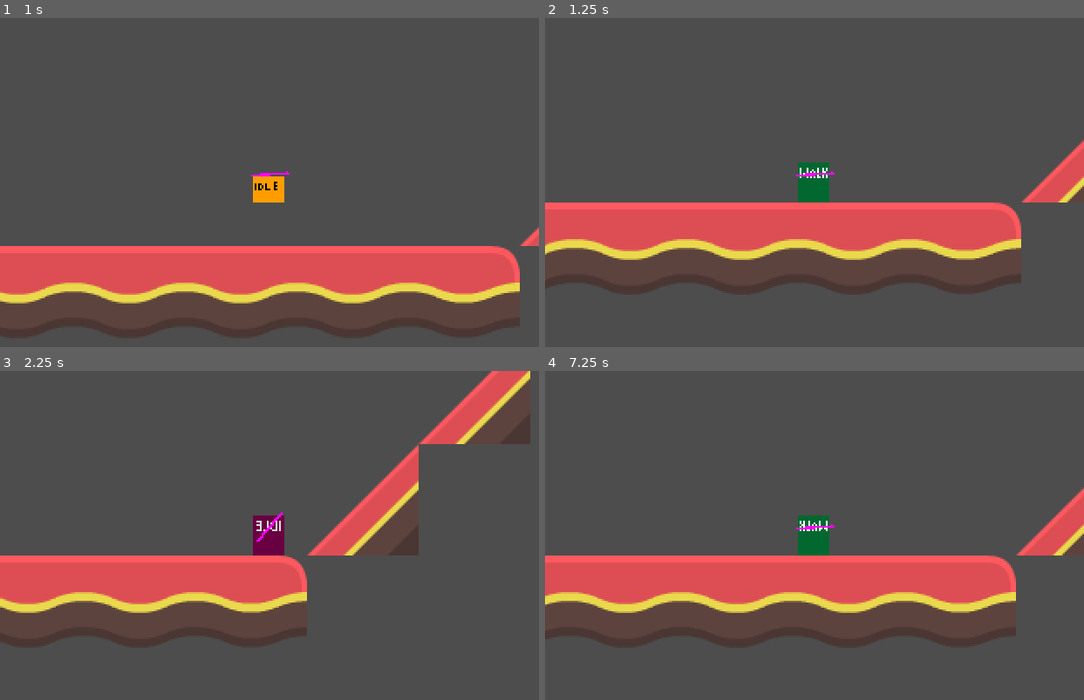
Above: before the commit, frames 1-4 (two rows, left to right).
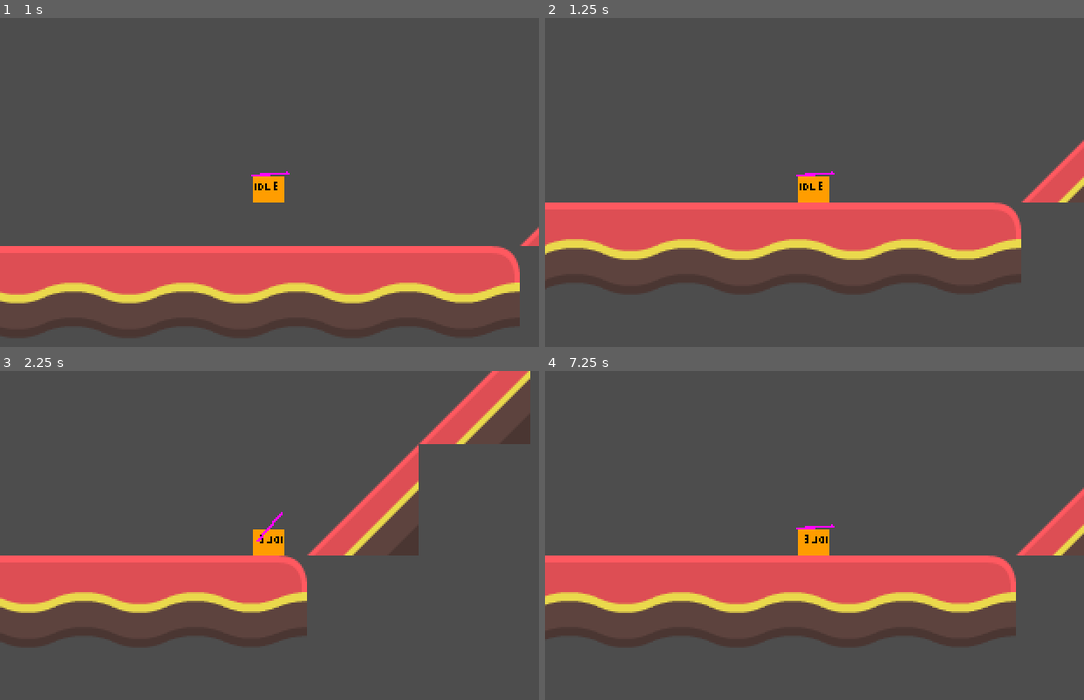
Above: after the commit, the same moments.

Repository: haruo-gabriel/portal2d
Game: Godot game, scene res://levels/test.tscn
Same seed, same stepped clock (60 frames per second), same inputs: the game is played once before the commit and once after it. This scene is started directly instead of the project's main scene.
Inputs (mouse positions are in pixels of both pictures, inside the frame that each line leads up to):
- Up to frame 1 (1 s): move the mouse to (388, 166) at 0.52 s; hold D (move_right) from 0.53 s (still down); hold Shift (crouch) from 0.53 s (still down); tap Space (jump) at 0.77 s
- Up to frame 2 (1.25 s): keep holding D (move_right); keep holding Shift (crouch)
- Up to frame 3 (2.25 s): move the mouse to (161, 551) at 1.27 s; release Shift (crouch) at 1.28 s; tap Shift (crouch) at 1.35 s; tap Space (jump) at 1.52 s; move the mouse to (323, 463) at 2.02 s; release D (move_right) at 2.03 s; hold A (move_left) from 2.03 s (still down); hold Shift (crouch) from 2.03 s (still down); click (323, 463) at 2.1 s
- Up to frame 4 (7.25 s): move the mouse to (787, 601) at 2.77 s; release A (move_left) at 2.78 s; release Shift (crouch) at 2.78 s; hold D (move_right) 2.78-4.28 s; tap Shift (crouch) at 2.85, 4.55, 5.85 s; tap Space (jump) at 3.02, 3.77, 4.52, 6.02, 6.77 s; move the mouse to (976, 584) at 3.52 s; hold Shift (crouch) 3.53-4.28 s; move the mouse to (652, 486) at 4.27 s; hold A (move_left) 4.28-5.03 s; click (652, 486) at 4.35 s; move the mouse to (841, 535) at 5.02 s; hold D (move_right) 5.03-5.78 s; hold Shift (crouch) 5.03-5.78 s; move the mouse to (733, 453) at 5.77 s; hold A (move_left) from 5.78 s (still down); move the mouse to (933, 519) at 6.52 s; hold Shift (crouch) from 6.53 s (still down); click (933, 519) at 6.6 s

Frame 1 is identical in both runs. In frame 2, 0.7% of the frame differs, in the area x 46-53%, y 43-57%; in frame 3, 0.7%; in frame 4, 0.7%.

Commit message:
Adding a try_play function
It checks whether the new animation that's trying to play is valid

Diff:
--- a/godot project/characters/player/scripts/animation_player.gd
+++ b/godot project/characters/player/scripts/animation_player.gd
@@ -1,9 +1,17 @@
 
+class_name PlayerAnimation
 extends AnimationPlayer
 
 @export var player: Player
 
 @onready var state_machine: StateMachine = player.get_node("StateMachine")
+
+func try_play(name: String) -> void:
+
+	if player.is_crouching:
+		return
+
+	play(name)
 
 func _ready() -> void:
 	pass
--- a/godot project/characters/player/scripts/player_state.gd
+++ b/godot project/characters/player/scripts/player_state.gd
@@ -3,7 +3,7 @@
 extends State
 
 var player: Player
-var animation: AnimationPlayer
+var animation: PlayerAnimation
 
 var animation_name: String
 
--- a/godot project/characters/player/states/falling.gd
+++ b/godot project/characters/player/states/falling.gd
@@ -9,7 +9,7 @@
 
 	player.is_falling = true
 
-	animation.play(animation_name)
+	animation.try_play(animation_name)
 
 func exit() -> void:
 
--- a/godot project/characters/player/states/idle.gd
+++ b/godot project/characters/player/states/idle.gd
@@ -6,7 +6,8 @@
 	animation_name = "Idle"
 
 func enter() -> void:
-	animation.play(animation_name)
+
+	animation.try_play(animation_name)
 
 func can_move() -> bool:
 
--- a/godot project/characters/player/states/jumping.gd
+++ b/godot project/characters/player/states/jumping.gd
@@ -12,7 +12,7 @@
 
 	player.move_and_slide()
 
-	animation.play(animation_name)
+	animation.try_play(animation_name)
 
 func physics_update(delta: float) -> void:
 
--- a/godot project/characters/player/states/walking.gd
+++ b/godot project/characters/player/states/walking.gd
@@ -6,8 +6,10 @@
 	animation_name = "Walk"
 
 func enter() -> void:
-	animation.play(animation_name)
+
 	player.velocity += player.direction * Vector2(.001, 0)
+
+	animation.try_play(animation_name)
 
 func physics_update(delta: float) -> void:
 
